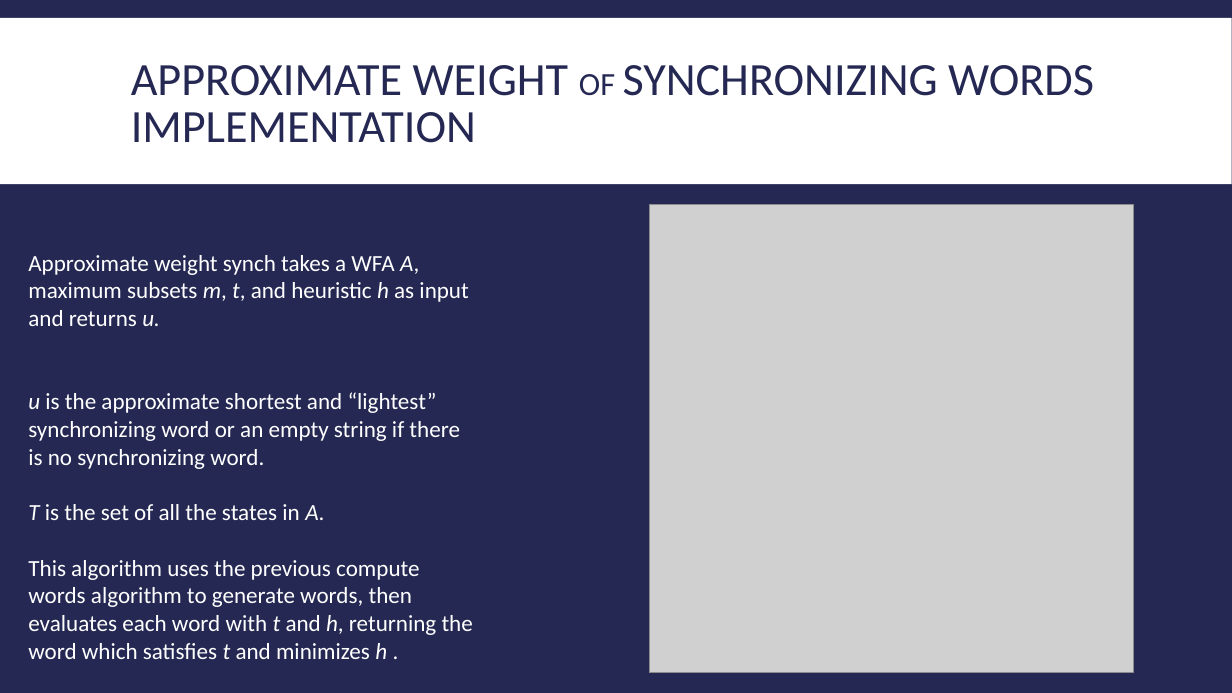
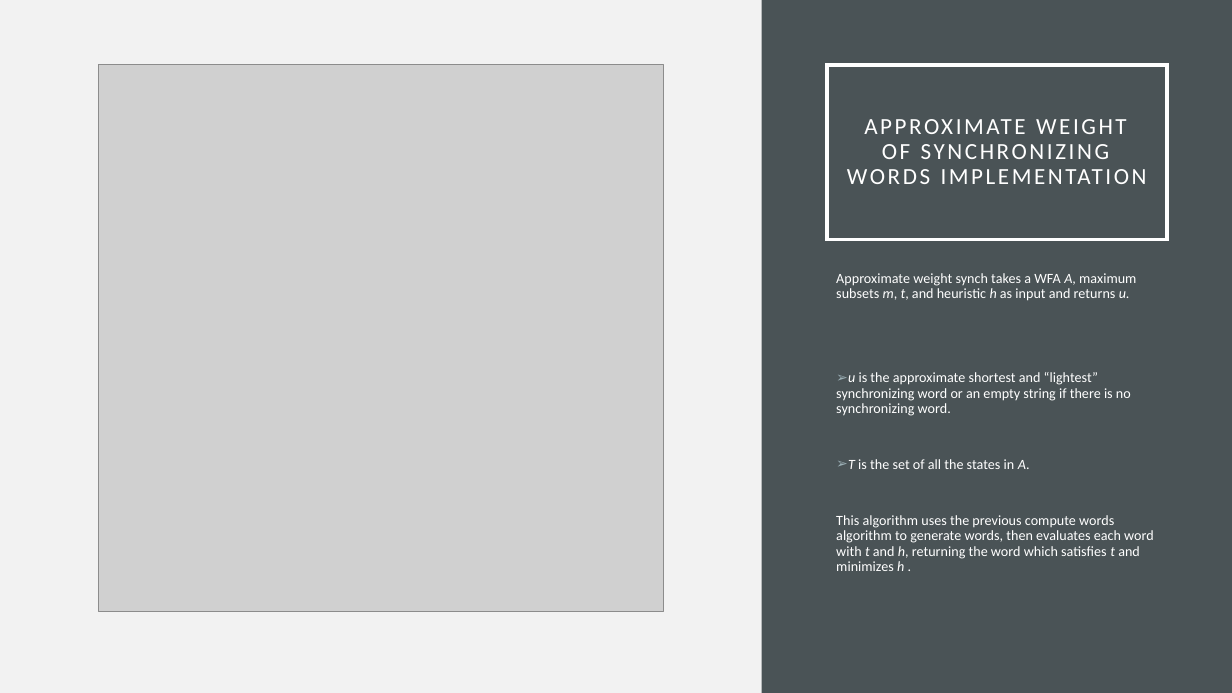
Before and after one commit to Jacobsma/CS477-Project, a slide deck: slide 16 of implementation.pptx. Drawn at 1232x693 pixels with LibreOffice and Linux fonts; fonts in the diff are those of the drawing; grey boxes stand for pictures. Boxes give left, top, right and bottom in pixels: in the first picture for what was removed or moved away, otherwise in the second. Text is boxed around its words. In the diff, an @@ line names an element or a change of style, - is before the commit and + after.

```diff
--- a/implementation.pptx
+++ b/implementation.pptx
@@ background #242852 to #F2F2F2 @@
@@ rectangle removed at bbox=[0, 18, 1232, 184] @@
@@ rectangle added at bbox=[762, 0, 1232, 693], fill #4A5356 @@
@@ picture: place and size @@
-picture at bbox=[650, 204, 1134, 673]
+picture at bbox=[98, 65, 664, 612]
@@ title "APPROXIMATE WEIGHT OF SYNCHRONIZING WORDS ...": place and size @@
-title "APPROXIMATE WEIGHT OF SYNCHRONIZING WORDS ..." at bbox=[131, 65, 1094, 143]
+title "APPROXIMATE WEIGHT OF SYNCHRONIZING WORDS ..." at bbox=[827, 65, 1167, 239]
@@ title "APPROXIMATE WEIGHT OF SYNCHRONIZING WORDS ..." at bbox=[827, 65, 1167, 239]: size 36 to 18 pt, text colour #242852 to #FFFFFF, letter spacing 0 to 2 pt; size 25.2 to 18 pt in "OF"; alignment left to centre; line spacing 0.85 to 0.9; outline none to #FFFFFF 2.5 pt @@
@@ text "Approximate weight synch takes a ...": place and size @@
-text "Approximate weight synch takes a ..." at bbox=[28, 255, 473, 659]
+text "Approximate weight synch takes a ..." at bbox=[836, 273, 1154, 571]
@@ text "Approximate weight synch takes a ..." at bbox=[836, 273, 1154, 571]: size 18 to 11 pt; line spacing 1 to 0.9; more space between paragraphs; bullet none to ➢ @@
```
Also in this commit, not shown: 20 other slides changed, 3 slides added, 3 slides removed, 1 other file.
